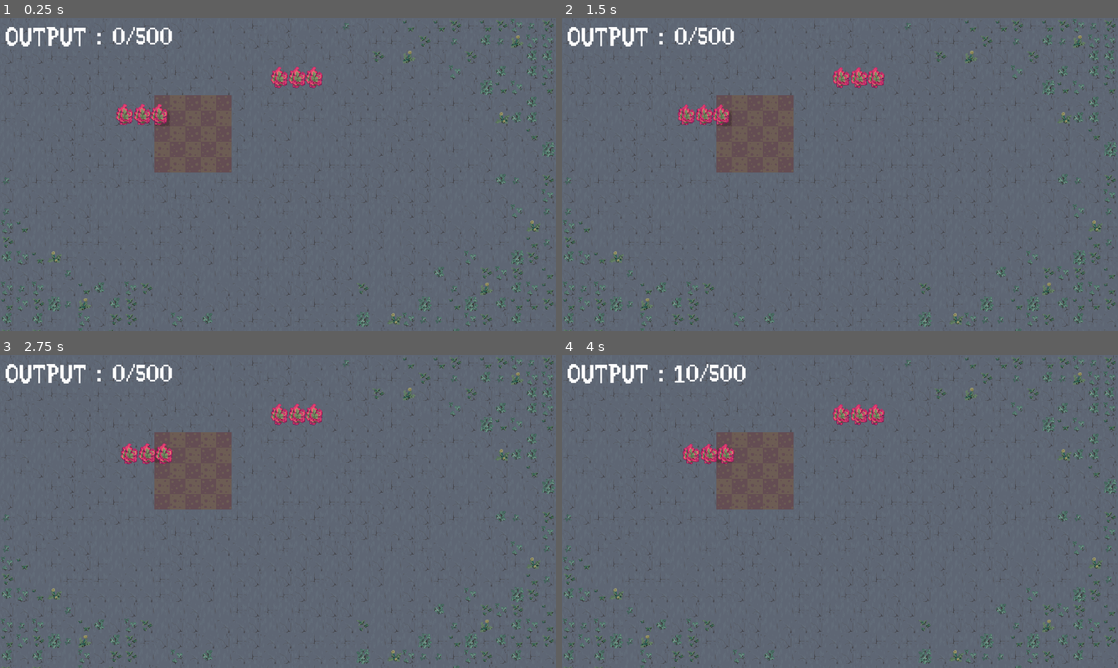
Above: before the commit, frames 1-4 (two rows, left to right).
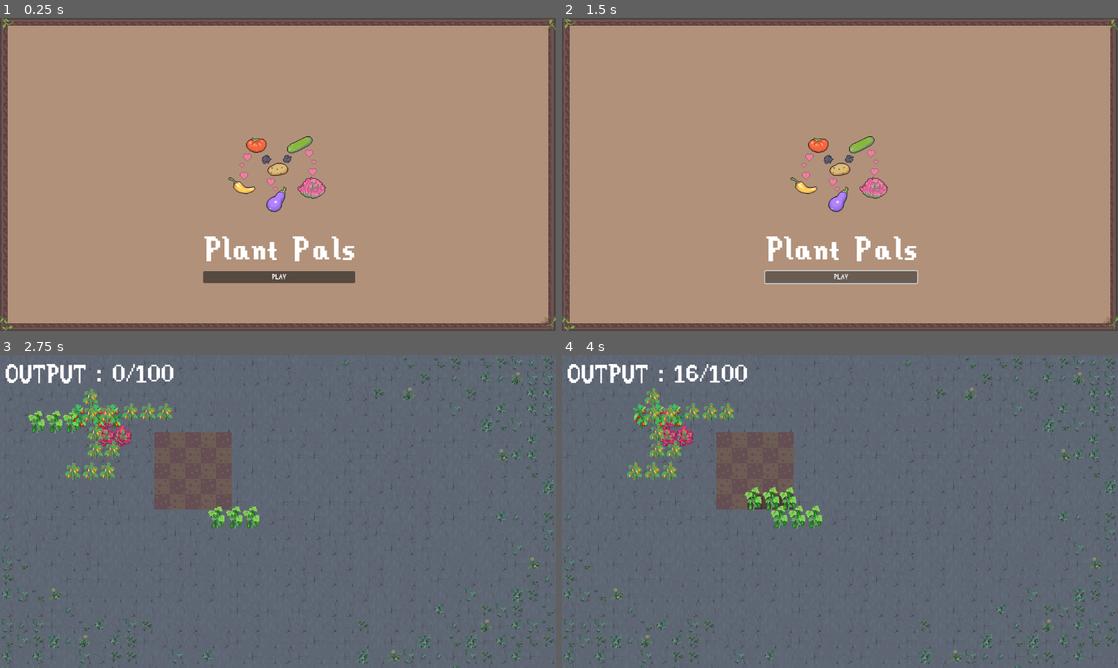
Above: after the commit, the same moments.

Repository: Ihmayor/Growup_GameJam_2025
Game: Godot game, scene res://scenes/start_scene.tscn
Same seed, same stepped clock (60 frames per second), same inputs: the game is played once before the commit and once after it. Before the commit the project starts from res://main_garden.tscn. Sound files missing from this copy of the repository are replaced by a short silence.
Inputs (mouse positions are in pixels of both pictures, inside the frame that each line leads up to):
- Up to frame 1 (0.25 s): no input
- Up to frame 2 (1.5 s): click (840, 277) at 0.5 s, where only the run after the commit has a clickable "PLAY"; click (840, 277) at 1.25 s, where only the run after the commit has a clickable "PLAY"
- Up to frame 3 (2.75 s): move the mouse to (139, 452) at 2.02 s; hold E (rotate_right) from 2.03 s (still down); hold Right mouse button (Shovel) from 2.03 s (still down); click (139, 452) at 2.3 s
- Up to frame 4 (4 s): move the mouse to (706, 455) at 2.77 s; release E (rotate_right) at 2.78 s; release Right mouse button (Shovel) at 2.78 s; hold Q (rotate_left) 2.78-3.53 s; click (706, 455) at 2.85 s; tap J (test_calculate) at 3.05 s; move the mouse to (689, 455) at 3.52 s; hold E (rotate_right) from 3.53 s (still down); hold J (test_calculate) from 3.53 s (still down); right-click (689, 455) at 3.8 s

The runs differ from the first frame. In frame 1, 100% of the frame differs, in the area x 0-100%, y 0-100%; in frame 2, 100%; in frame 3, 3.4%; in frame 4, 3.5%.

Commit message:
Music now reflects phases

Diff:
--- a/grow_up_game_jam_2025/GameManager.gd
+++ b/grow_up_game_jam_2025/GameManager.gd
@@ -2,12 +2,33 @@
 
 @export var level: LevelData
 @export var player_data: PlayerData
-signal on_final_plant_placed
+var triggered_next_level:bool = false
+signal on_final_plant_placed(success:bool)
 
+@onready var music: GameMusicManager = $GameMusic
+
+func _init() -> void:
+	triggered_next_level = false
+
+func _ready() -> void:
+	music.play_music()
 
 func _unhandled_input(event: InputEvent) -> void:
 	if (event.is_action_pressed("test_calculate")):
 		calculate_plant_total()
+
+func _physics_process(delta: float) -> void:
+	if (triggered_next_level):
+		print("already triggered")
+		return
+	var all_plants = get_tree().get_nodes_in_group("Plants")
+	if all_plants.all(func(p:DraggablePlant): return p.isPlanted):
+		compare_to_limit_for_level()
+	var array_of_slots_taken:Array[Node] = get_tree().get_nodes_in_group("Slots").filter(func(slot:Slot): return slot.planted_plant != null)
+	if (array_of_slots_taken.size() > (level.grid_height * level.grid_width)/2) && array_of_slots_taken.all(func(s:Slot): return s.plant_node.isPlanted):
+		compare_to_limit_for_level()
+
+
 
 func calculate_plant_total():
 	#get data score
@@ -15,8 +36,6 @@
 	var score = 0
 	var array_of_slots_taken:Array[Node] = get_tree().get_nodes_in_group("Slots").filter(func(slot:Slot): return slot.planted_plant != null)
 	var total_slots = get_tree().get_nodes_in_group("Slots")
-	print("array of plants")
-	print(array_of_slots_taken.size())
 
 	#If there are no plants, return nothing
 	if array_of_slots_taken.size() == 0:
@@ -29,6 +48,7 @@
 	for planted_slot: Slot in array_of_slots_taken:
 		var self_plant_node = planted_slot.plant_node
 		var plant_id = self_plant_node.get_instance_id()
+
 		if !plant_neighbour_dictionary.has(plant_id):
 			plant_neighbour_dictionary[plant_id]= {"stat_data": planted_slot.planted_plant, "plant_ids": [], "plant_data":[] }
 
@@ -63,9 +83,9 @@
 		add_slot_if_planted(down_slot, plant_neighbour_dictionary, plant_id)
 
 	for plant_id in plant_neighbour_dictionary.keys():
-		print(plant_neighbour_dictionary[plant_id]["plant_ids"])
 		total_score += calculate_neighbour(plant_neighbour_dictionary, plant_id, plant_neighbour_dictionary[plant_id]["stat_data"])
-	player_data.running_total_score = total_score
+
+	player_data.running_total_score = total_score + player_data.overflow
 
 func add_slot_if_planted(new_slot:Slot, plant_neighbour_dictionary, plant_id ):
 	if new_slot && !plant_neighbour_dictionary[plant_id]["plant_ids"].has(new_slot.plant_node.get_instance_id()):
@@ -82,25 +102,31 @@
 
 func calculate_neighbour(plant_neighbour_dictionary, plant_id, main_plant_data:Plant) -> int:
 	var neighbouring_plants = plant_neighbour_dictionary[plant_id]["plant_data"]
-	print("neighbours")
-	print(neighbouring_plants)
 	var comp_plants:Array = neighbouring_plants.filter(func(plant:Plant): return main_plant_data.compatible_matchup.contains(plant.name))
-	print("compatible")
-	print(comp_plants)
 
 	var incomp_plants:Array =neighbouring_plants.filter(func(plant:Plant): return main_plant_data.incompatible_matchup.has(plant.name))
-	print("incomp")
-	print(incomp_plants)
 	var effect_amount = main_plant_data.base_stat /2
-	print("effect")
-	print(effect_amount)
 	var buff_amount = comp_plants.size() * effect_amount
 	var debuff_amount = incomp_plants.size() * effect_amount
-	print("to add")
-	print(main_plant_data.base_stat + buff_amount - debuff_amount)
 	return main_plant_data.base_stat + buff_amount - debuff_amount
 
 func compare_to_limit_for_level():
-	#subtract value from data score then add back
-	#for next level
-	pass
+	triggered_next_level = true
+	if player_data.running_total_score >= level.quota:
+		player_data.overflow = player_data.running_total_score - level.quota
+		player_data.running_total_score = player_data.overflow
+		on_final_plant_placed.emit(true)
+		level.quota += 30
+		level.phase += 1
+		music.play_music()
+		triggered_next_level = false
+	else:
+		player_data.overflow = 0
+		player_data.running_total_score = 0
+		level.quota = 100
+		$GameMusic.stop_music()
+		on_final_plant_placed.emit(false)
+
+
+func _on_replay_pressed() -> void:
+	get_tree().change_scene_to_file("res://main_garden.tscn")
--- /dev/null
+++ b/grow_up_game_jam_2025/GameMusicManager.gd
@@ -0,0 +1,13 @@
+class_name GameMusicManager extends Node
+
+@export var level: LevelData
+
+func play_music():
+	get_child(0).play()
+	for i in range(1, level.phase):
+		get_child(i).play()
+		print("play next phase")
+
+func stop_music():
+	for audio:AudioStreamPlayer2D in get_children():
+		audio.stop()
--- /dev/null
+++ b/grow_up_game_jam_2025/default_bus_layout.tres
@@ -0,0 +1,4 @@
+[gd_resource type="AudioBusLayout" format=3 uid="uid://cqaui42a5h8f"]
+
+[resource]
+bus/0/volume_db = 1.85375
--- /dev/null
+++ b/grow_up_game_jam_2025/failure.gd
@@ -0,0 +1,7 @@
+extends Control
+
+func _on_node_2d_on_final_plant_placed(success: bool) -> void:
+	visible = !success
+	if (visible):
+
+		$AudioStreamPlayer2D.play()
--- a/grow_up_game_jam_2025/main_garden.tscn
+++ b/grow_up_game_jam_2025/main_garden.tscn
@@ -13,7 +13,19 @@
 [ext_resource type="Resource" uid="uid://b7kpi1wb3pw1o" path="res://scripts/resources/plant_data/Cucumber.tres" id="8_dctw2"]
 [ext_resource type="Resource" uid="uid://o54fv0lu1jdf" path="res://scripts/resources/plant_data/Lettuce.tres" id="9_dmqpl"]
 [ext_resource type="AudioStream" uid="uid://bwlmaf7il8mdd" path="res://Assets/Sound/plant_Pickup_Place_Lockin sfx.mp3" id="9_kumjq"]
-[ext_resource type="AudioStream" uid="uid://deyl7qmqt0bb8" path="res://scenes/music.mp3" id="10_ncvn6"]
+[ext_resource type="Resource" uid="uid://bt73q2gq4s313" path="res://scripts/resources/plant_data/Eggplant.tres" id="11_dydl5"]
+[ext_resource type="Resource" uid="uid://dq021g682x5hl" path="res://scripts/resources/plant_data/Tomato.tres" id="12_c27d7"]
+[ext_resource type="Resource" uid="uid://1mdl623pu2h5" path="res://scripts/resources/plant_data/Pepper.tres" id="13_ikscu"]
+[ext_resource type="Resource" uid="uid://c4ujxhrs1k5b" path="res://scripts/resources/plant_data/Potato.tres" id="14_qkrya"]
+[ext_resource type="Script" uid="uid://bm4t26lfhabcj" path="res://failure.gd" id="15_c27d7"]
+[ext_resource type="Script" uid="uid://bnc3q2l1ls658" path="res://success.gd" id="16_ikscu"]
+[ext_resource type="AudioStream" uid="uid://dligp6oglakul" path="res://Assets/Music/5PercussionNoFun.mp3" id="16_t5mjv"]
+[ext_resource type="AudioStream" uid="uid://vns2uwiq0hgr" path="res://Assets/Music/1Bass.mp3" id="20_6ayxg"]
+[ext_resource type="Script" uid="uid://doypce0hcb2a7" path="res://GameMusicManager.gd" id="21_fguxh"]
+[ext_resource type="AudioStream" uid="uid://bpk1n6p4wpnyk" path="res://Assets/Music/2Chords.mp3" id="21_hfgs0"]
+[ext_resource type="AudioStream" uid="uid://bkme4sc1ksvm" path="res://Assets/Music/3Melody.mp3" id="22_rmsvx"]
+[ext_resource type="AudioStream" uid="uid://uec2j6uyxupo" path="res://Assets/Music/4Melody2.mp3" id="23_hfgs0"]
+[ext_resource type="AudioStream" uid="uid://ceel08lkxyv4" path="res://Assets/Music/5Percussion.mp3" id="24_rmsvx"]
 
 [sub_resource type="AtlasTexture" id="AtlasTexture_dmqpl"]
 atlas = ExtResource("7_dctw2")
@@ -79,7 +91,108 @@
 light_soil = SubResource("AtlasTexture_dmqpl")
 dark_soil = SubResource("AtlasTexture_dctw2")
 light_planted_soil = SubResource("AtlasTexture_157jn")
-all_plants = Array[ExtResource("7_6a33d")]([ExtResource("8_dctw2"), ExtResource("9_dmqpl")])
+all_plants = Array[ExtResource("7_6a33d")]([ExtResource("8_dctw2"), ExtResource("9_dmqpl"), ExtResource("11_dydl5"), ExtResource("12_c27d7"), ExtResource("13_ikscu"), ExtResource("14_qkrya")])
+
+[node name="Failure" type="Control" parent="CanvasLayer"]
+visible = false
+layout_mode = 3
+anchors_preset = 15
+anchor_right = 1.0
+anchor_bottom = 1.0
+grow_horizontal = 2
+grow_vertical = 2
+script = ExtResource("15_c27d7")
+
+[node name="ColorRect" type="ColorRect" parent="CanvasLayer/Failure"]
+layout_mode = 1
+anchors_preset = 15
+anchor_right = 1.0
+anchor_bottom = 1.0
+grow_horizontal = 2
+grow_vertical = 2
+
+[node name="Label" type="Label" parent="CanvasLayer/Failure/ColorRect"]
+layout_mode = 1
+anchors_preset = 15
+anchor_right = 1.0
+anchor_bottom = 1.0
+grow_horizontal = 2
+grow_vertical = 2
+theme = ExtResource("5_0xhk5")
+theme_override_colors/font_color = Color(0, 0, 0, 1)
+theme_override_font_sizes/font_size = 60
+text = "Oh no! You weren't able to get enough crops!"
+horizontal_alignment = 1
+vertical_alignment = 1
+
+[node name="Button" type="Button" parent="CanvasLayer/Failure/ColorRect"]
+layout_mode = 1
+anchors_preset = 7
+anchor_left = 0.5
+anchor_top = 1.0
+anchor_right = 0.5
+anchor_bottom = 1.0
+offset_left = -41.0
+offset_top = -188.0
+offset_right = 46.0
+offset_bottom = -157.0
+grow_horizontal = 2
+grow_vertical = 0
+theme = ExtResource("5_0xhk5")
+theme_override_font_sizes/font_size = 60
+text = "Try again?"
+
+[node name="AudioStreamPlayer2D" type="AudioStreamPlayer2D" parent="CanvasLayer/Failure"]
+stream = ExtResource("16_t5mjv")
+
+[node name="Success" type="Control" parent="CanvasLayer"]
+visible = false
+layout_mode = 3
+anchors_preset = 15
+anchor_right = 1.0
+anchor_bottom = 1.0
+grow_horizontal = 2
+grow_vertical = 2
+script = ExtResource("16_ikscu")
+
+[node name="ColorRect" type="ColorRect" parent="CanvasLayer/Success"]
+layout_mode = 1
+anchors_preset = 15
+anchor_right = 1.0
+anchor_bottom = 1.0
+grow_horizontal = 2
+grow_vertical = 2
+
+[node name="Label" type="Label" parent="CanvasLayer/Success/ColorRect"]
+layout_mode = 1
+anchors_preset = 15
+anchor_right = 1.0
+anchor_bottom = 1.0
+grow_horizontal = 2
+grow_vertical = 2
+theme = ExtResource("5_0xhk5")
+theme_override_colors/font_color = Color(0, 0, 0, 1)
+theme_override_font_sizes/font_size = 60
+text = "You did it! You met the crop quota!"
+horizontal_alignment = 1
+vertical_alignment = 1
+
+[node name="Button" type="Button" parent="CanvasLayer/Success/ColorRect"]
+layout_mode = 1
+anchors_preset = 7
+anchor_left = 0.5
+anchor_top = 1.0
+anchor_right = 0.5
+anchor_bottom = 1.0
+offset_left = -41.0
+offset_top = -188.0
+offset_right = 46.0
+offset_bottom = -157.0
+grow_horizontal = 2
+grow_vertical = 0
+theme = ExtResource("5_0xhk5")
+theme_override_font_sizes/font_size = 60
+text = "Let's grow some more!"
 
 [node name="Concrete" type="TileMapLayer" parent="."]
 tile_map_data = PackedByteArray("AAACAAAAAAAIAAAAAAADAAAAAAAIAAAAAAAEAAAAAAAGAAAAAAAFAAAAAAAHAAAAAAAGAAAAAAAFAAAAAAAHAA …(28464 unchanged characters)…
@@ -117,6 +230,27 @@
 unique_name_in_owner = true
 stream = ExtResource("9_kumjq")
 
-[node name="Music" type="AudioStreamPlayer2D" parent="."]
-stream = ExtResource("10_ncvn6")
-autoplay = true
+[node name="GameMusic" type="Node" parent="."]
+script = ExtResource("21_fguxh")
+level = ExtResource("2_56tkj")
+
+[node name="AudioStreamPlayer2D" type="AudioStreamPlayer2D" parent="GameMusic"]
+stream = ExtResource("20_6ayxg")
+
+[node name="AudioStreamPlayer2D2" type="AudioStreamPlayer2D" parent="GameMusic"]
+stream = ExtResource("21_hfgs0")
+
+[node name="AudioStreamPlayer2D3" type="AudioStreamPlayer2D" parent="GameMusic"]
+stream = ExtResource("22_rmsvx")
+
+[node name="AudioStreamPlayer2D4" type="AudioStreamPlayer2D" parent="GameMusic"]
+stream = ExtResource("23_hfgs0")
+
+[node name="AudioStreamPlayer2D5" type="AudioStreamPlayer2D" parent="GameMusic"]
+stream = ExtResource("24_rmsvx")
+
+[connection signal="on_final_plant_placed" from="." to="CanvasLayer/Garden" method="_on_node_2d_on_final_plant_placed"]
+[connection signal="on_final_plant_placed" from="." to="CanvasLayer/Failure" method="_on_node_2d_on_final_plant_placed"]
+[connection signal="on_final_plant_placed" from="." to="CanvasLayer/Success" method="_on_node_2d_on_final_plant_placed"]
+[connection signal="pressed" from="CanvasLayer/Failure/ColorRect/Button" to="." method="_on_replay_pressed"]
+[connection signal="pressed" from="CanvasLayer/Success/ColorRect/Button" to="CanvasLayer/Success" method="_on_button_pressed"]
--- a/grow_up_game_jam_2025/project.godot
+++ b/grow_up_game_jam_2025/project.godot
@@ -11,7 +11,7 @@
 [application]
 
 config/name="grow_up_game_jam_2025"
-run/main_scene="uid://crcpgigdfgcgt"
+run/main_scene="uid://cwfl87dqafasp"
 config/features=PackedStringArray("4.4", "GL Compatibility")
 config/icon="res://icon.svg"
 
--- a/grow_up_game_jam_2025/scenes/garden_grid.gd
+++ b/grow_up_game_jam_2025/scenes/garden_grid.gd
@@ -22,12 +22,15 @@
 @export var all_plants: Array[Plant]
 
 var grid_size: int = 32
+
 func _ready():
-	%GridContainer.columns = grid_width
+	generate_plants()
+	generate_grid()
+
+func generate_plants():
 	var size_window : Vector2 = get_window().size
-
 	var trominos = [tromino, tromino2]
-	for i in range(2):
+	for i in range(8):
 		var object:DraggablePlant = trominos.pick_random().instantiate()
 		add_child(object)
 		var margin:int = 100
@@ -37,7 +40,8 @@
 		object.UpdateImages()
 		object.on_shovel.connect(_on_shovel_event);
 		object.on_plant.connect(_on_plant_event);
-	generate_grid()
+
+
 
 func _on_shovel_event():
 	%PickupSFX.play()
@@ -46,12 +50,12 @@
 	%PickupSFX.stop()
 	%PlantSFX.play()
 
-
 func _process(delta: float):
 	%GridContainer.global_position = ((get_window().size - Vector2i(grid_width * grid_size,grid_height * grid_size))/2)
 	%GridContainer.global_position = round (%GridContainer.global_position / grid_size) * grid_size
 
 func generate_grid() -> void:
+	%GridContainer.columns = grid_width
 	var alt: bool = false
 
 	for i in grid_height:
@@ -66,3 +70,17 @@
 				slot_instance.soil_planted = dark_planted_soil
 			%GridContainer.add_child(slot_instance)
 			alt = !alt
+
+
+func _on_node_2d_on_final_plant_placed(success: bool) -> void:
+	if (success):
+		#Clear old grid
+		for slot in %GridContainer.get_children():
+			%GridContainer.remove_child(slot)
+			slot.queue_free()
+		#Clear old plants
+		for plant in get_tree().get_nodes_in_group("Plants"):
+			plant.queue_free()
+
+		generate_plants()
+		generate_grid()
--- a/grow_up_game_jam_2025/scenes/start_scene.tscn
+++ b/grow_up_game_jam_2025/scenes/start_scene.tscn
@@ -1,8 +1,8 @@
-[gd_scene load_steps=6 format=3 uid="uid://c3kxwube2sd38"]
+[gd_scene load_steps=6 format=3 uid="uid://cwfl87dqafasp"]
 
 [ext_resource type="PackedScene" uid="uid://14kx06325vrt" path="res://scenes/UI/text_box.tscn" id="1_cokmr"]
 [ext_resource type="Script" uid="uid://d2dtv6sq0ykp8" path="res://scenes/start_scene.gd" id="1_u7rsi"]
-[ext_resource type="Theme" uid="uid://be0cfe1malgy4" path="res://scripts/Resources/Theme/Main_Theme.tres" id="2_3tgnh"]
+[ext_resource type="Theme" uid="uid://be0cfe1malgy4" path="res://scripts/resources/Theme/Main_Theme.tres" id="2_3tgnh"]
 [ext_resource type="Texture2D" uid="uid://bnpmtmu8r682d" path="res://Assets/uglyMenuArt.png" id="2_i331m"]
 [ext_resource type="AudioStream" uid="uid://bply4pxig2nc5" path="res://Assets/Sound/Select sfx.mp3" id="4_0kdh5"]
 
--- a/grow_up_game_jam_2025/scripts/resources/Level.tres
+++ b/grow_up_game_jam_2025/scripts/resources/Level.tres
@@ -6,5 +6,5 @@
 script = ExtResource("1_le6bl")
 grid_width = 5
 grid_height = 5
-quota = 500
+quota = 100
 metadata/_custom_type_script = "uid://cwhcstbcw52qv"
--- a/grow_up_game_jam_2025/scripts/resources/LevelData.gd
+++ b/grow_up_game_jam_2025/scripts/resources/LevelData.gd
@@ -3,4 +3,6 @@
 @export var grid_width = 5;
 @export var grid_height = 5;
 
-@export var quota:int = 500
+@export var quota:int = 100
+
+var phase = 0
--- a/grow_up_game_jam_2025/scripts/resources/Placement/Place.gd
+++ b/grow_up_game_jam_2025/scripts/resources/Placement/Place.gd
@@ -32,6 +32,7 @@
 
 signal on_shovel
 signal on_plant
+
 
 
 func UpdateImages():
--- a/grow_up_game_jam_2025/scripts/resources/Placement/Plant.gd
+++ b/grow_up_game_jam_2025/scripts/resources/Placement/Plant.gd
@@ -52,9 +52,9 @@
 func Shovel ():
 	Input.set_custom_mouse_cursor(null)
 	isPlanted = true
-	(get_tree().get_first_node_in_group("manager") as GameManager).calculate_plant_total()
+	var manager = (get_tree().get_first_node_in_group("manager") as GameManager)
+	manager.calculate_plant_total()
 	global_position -= Vector2(0, -shoveledRecess)
-	pass
 
 
 func _on_timer_timeout() -> void:
--- a/grow_up_game_jam_2025/scripts/resources/PlayerData.gd
+++ b/grow_up_game_jam_2025/scripts/resources/PlayerData.gd
@@ -1,3 +1,4 @@
 class_name PlayerData extends Resource
 
 @export var running_total_score : int = 0
+@export var overflow : int = 0
--- a/grow_up_game_jam_2025/scripts/resources/Theme/Main_Theme.tres
+++ b/grow_up_game_jam_2025/scripts/resources/Theme/Main_Theme.tres
@@ -3,6 +3,8 @@
 [ext_resource type="FontFile" uid="uid://diutktenf3qcv" path="res://Assets/UI/GameFont.otf" id="1_t33p7"]
 
 [resource]
+Button/colors/font_color = Color(1, 1, 1, 1)
+Button/fonts/font = ExtResource("1_t33p7")
 GridContainer/constants/h_separation = 0
 GridContainer/constants/v_separation = 0
 HBoxContainer/constants/separation = 0
--- /dev/null
+++ b/grow_up_game_jam_2025/success.gd
@@ -0,0 +1,10 @@
+extends Control
+
+
+func _on_node_2d_on_final_plant_placed(success: bool) -> void:
+	visible = success
+
+
+
+func _on_button_pressed() -> void:
+	visible = false
Not shown, changed: grow_up_game_jam_2025/Assets/Music/1Bass.mp3.import
Not shown, changed: grow_up_game_jam_2025/Assets/Music/2Chords.mp3.import
Not shown, changed: grow_up_game_jam_2025/Assets/Music/3Melody.mp3.import
Not shown, changed: grow_up_game_jam_2025/Assets/Music/4Melody2.mp3.import
Not shown, changed: grow_up_game_jam_2025/Assets/Music/5Percussion.mp3.import
Not shown, changed: grow_up_game_jam_2025/Assets/Music/5PercussionNoFun.mp3.import
Not shown, changed: grow_up_game_jam_2025/Assets/Music/music.mp3.import
Not shown, added: grow_up_game_jam_2025/GameMusicManager.gd.uid
Not shown, changed: grow_up_game_jam_2025/export_presets.cfg
Not shown, added: grow_up_game_jam_2025/failure.gd.uid
Not shown: 1 places in grow_up_game_jam_2025/main_garden.tscn that only renumber resources
Not shown, added: grow_up_game_jam_2025/success.gd.uid
